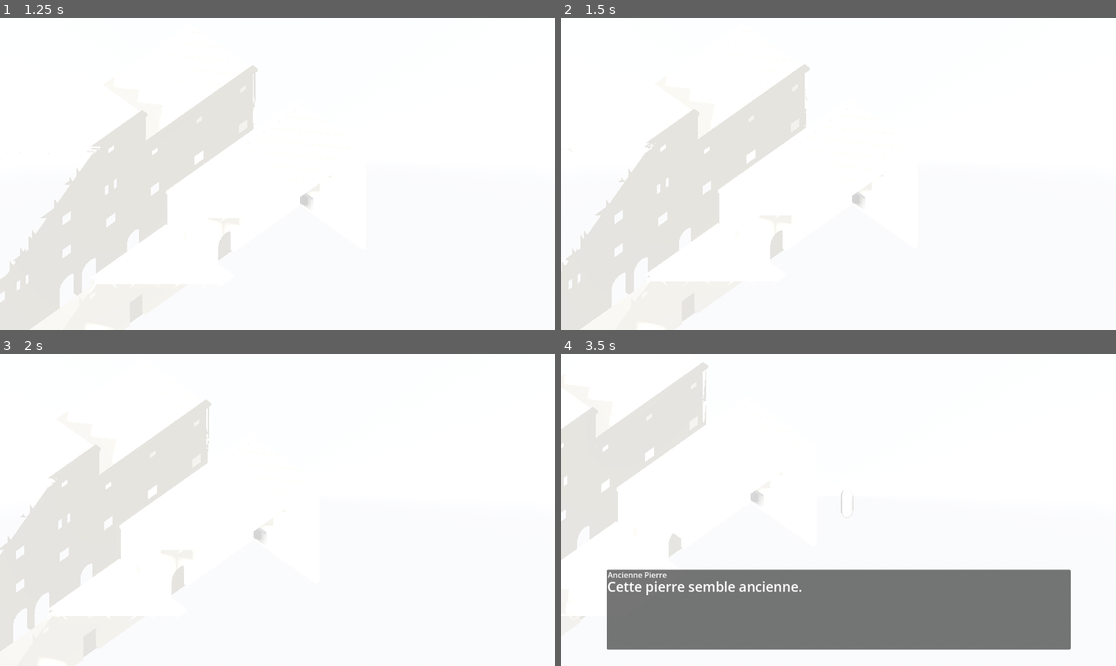
Above: before the commit, frames 1-4 (two rows, left to right).
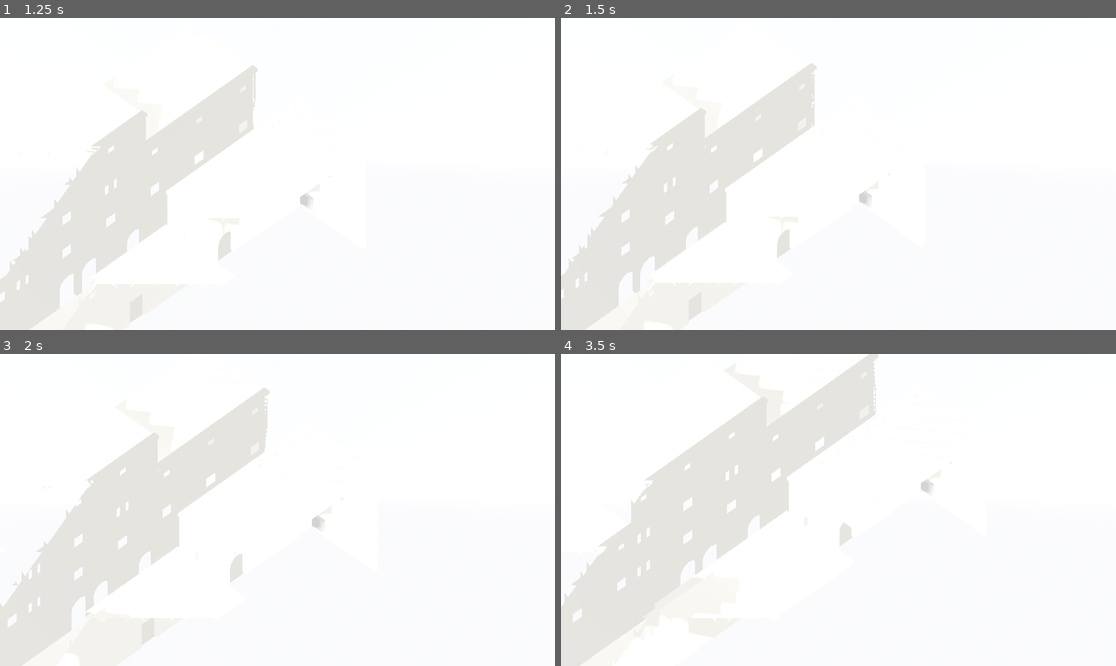
Above: after the commit, the same moments.

Repository: sillpct/lagoutte
Game: Godot game, scene res://scenes/main/main.tscn
Same seed, same stepped clock (60 frames per second), same inputs: the game is played once before the commit and once after it.
Inputs (mouse positions are in pixels of both pictures, inside the frame that each line leads up to):
- Up to frame 1 (1.25 s): click "Nouvelle Partie" at 0.5 s
- Up to frame 2 (1.5 s): tap Enter (ui_accept) at 1.25 s; move the mouse to (960, 158) at 1.27 s; hold Right (ui_right) from 1.28 s (still down); tap P (test_path_move, bound only after the commit) at 1.35 s; click (960, 158) at 1.42 s
- Up to frame 3 (2 s): keep holding Right (ui_right); tap Enter (ui_accept) at 1.52 s
- Up to frame 4 (3.5 s): move the mouse to (727, 525) at 2.02 s; release Right (ui_right) at 2.03 s; hold Down (ui_down) 2.03-2.78 s; tap T (end_turn) at 2.1 s; tap Enter (ui_accept) at 2.27 s; tap P (test_path_move, bound only after the commit) at 2.3, 3.05 s; move the mouse to (894, 441) at 2.77 s; hold Right (ui_right) from 2.78 s (still down); hold E (interact) from 2.78 s (still down)

Frame 1 is identical in both runs. In frame 2, 2.8% of the frame differs, in the area x 0-56%, y 14-98%; in frame 3, 10%; in frame 4, 43%, in the area x 0-92%, y 0-100%.

Commit message:
Update project.godot

Diff:
--- a/project.godot
+++ b/project.godot
@@ -48,6 +48,11 @@
 "events": [Object(InputEventKey,"resource_local_to_scene":false,"resource_name":"","device":0,"window_id":0,"alt_presse …(189 unchanged characters)…
 ]
 }
+test_path_move={
+"deadzone": 0.2,
+"events": [Object(InputEventKey,"resource_local_to_scene":false,"resource_name":"","device":0,"window_id":0,"alt_pressed":false,"shift_pressed":false,"ctrl_pressed":false,"meta_pressed":false,"pressed":false,"keycode":80,"physical_keycode":0,"key_label":0,"unicode":0,"location":0,"echo":false,"script":null)
+]
+}
 
 [physics]
 
